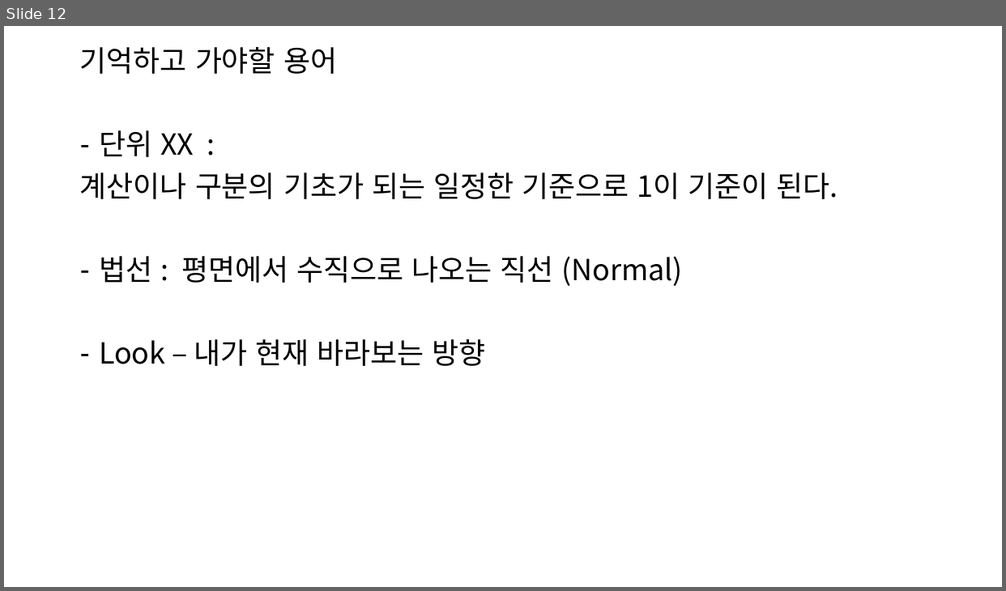
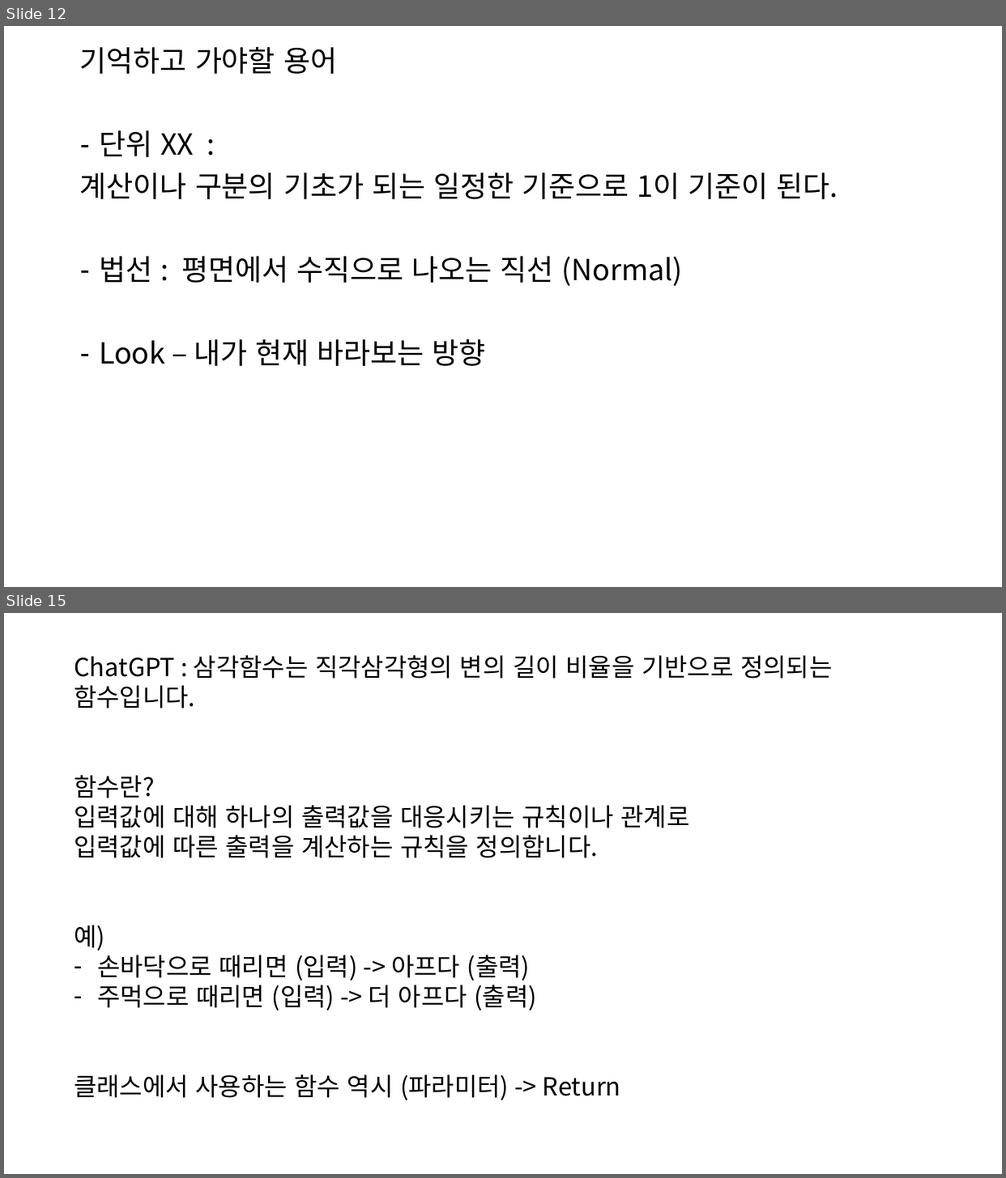
Before and after one commit to Pacman18/SantaClass, a slide deck: 유니티에디터 기초.pptx. Shown one above the other, each under a label of ours: slide 12 before the commit, slides 12 and 15 after it; the slides between them are not shown. The pictures are 1006x591 and 1006x1178 pixels, drawn with LibreOffice and Linux fonts; fonts in the diff are those of the drawing. Boxes give left, top, right and bottom in pixels: in the first picture for what was removed or moved away, otherwise in the second. Text is boxed around its words. In the diff, an @@ line names an element or a change of style, - is before the commit and + after.

```diff
--- a/유니티에디터 기초.pptx
+++ b/유니티에디터 기초.pptx
@@ slide 15 added at (x1=4, y1=613, x2=1002, y2=1174), background #FFFFFF @@
@@ text added at (x1=74, y1=655, x2=832, y2=1101), 24 pt, text #000000 @@
+ChatGPT : 삼각함수는 직각삼각형의 변의 길이 비율을 기반으로 정의되는 함수입니다.
+함수란?
+입력값에 대해 하나의 출력값을 대응시키는 규칙이나 관계로
+입력값에 따른 출력을 계산하는 규칙을 정의합니다.
+예)
+– 손바닥으로 때리면 (입력) -> 아프다 (출력)
+– 주먹으로 때리면 (입력) -> 더 아프다 (출력)
+클래스에서 사용하는 함수 역시 (파라미터) -> Return
```
Also in this commit, not shown: 3 slides changed, 4 other slides added.
